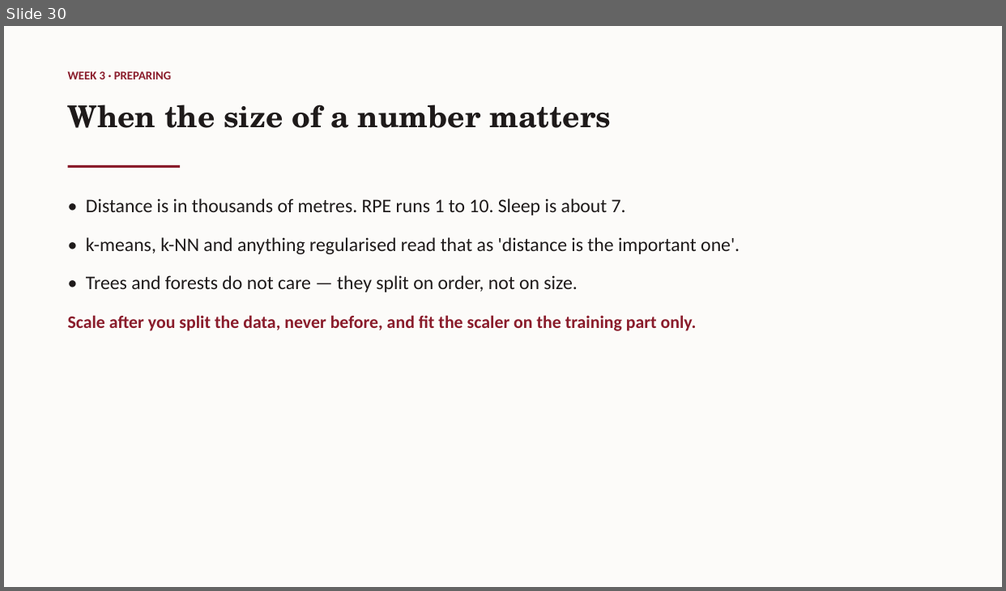
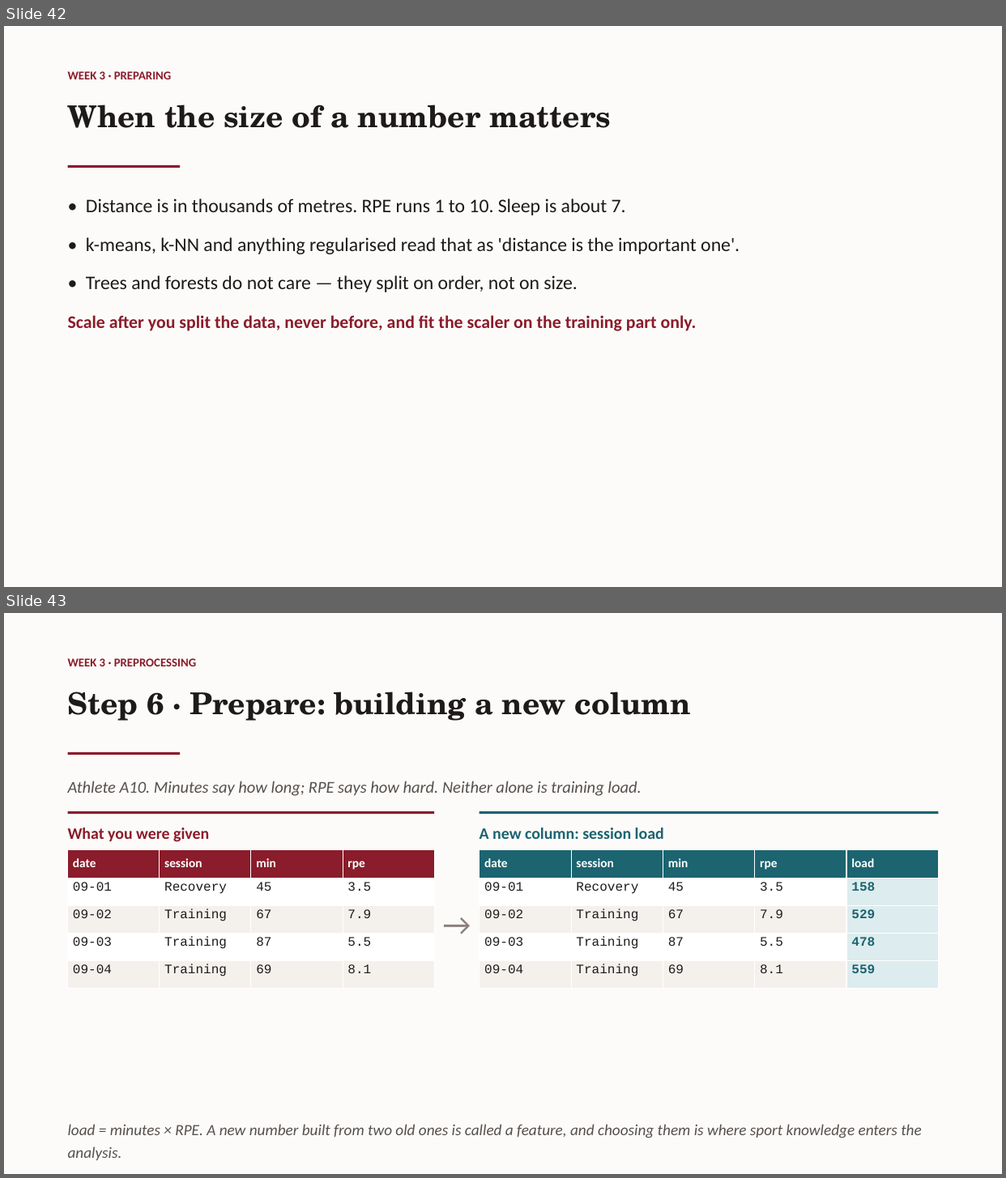
Before and after one commit to galipaydin/pes3850, a slide deck: lectures/week03/slides.pptx. Shown one above the other, each under a label of ours: slide 30 before the commit, slides 42 and 43 after it. The pictures are 1006x591 and 1006x1178 pixels, drawn with LibreOffice and Linux fonts; fonts in the diff are those of the drawing. Boxes give left, top, right and bottom in pixels: in the first picture for what was removed or moved away, otherwise in the second. Text is boxed around its words. In the diff, an @@ line names an element or a change of style, - is before the commit and + after.

Commit message:
Week 3 slides: worked examples for preprocessing, analysis and machine learning

```diff
--- a/lectures/week03/slides.pptx
+++ b/lectures/week03/slides.pptx
@@ slide 43 added at <box>4,613,1002,1174</box>, background #FCFBF9 @@
@@ text added at <box>68,658,196,666</box>, 11.5 pt, text #8A1C2B, bold @@
+WEEK 3 · PREPROCESSING
@@ text added at <box>68,692,691,721</box>, 29 pt, text #1E1A1A, bold @@
+Step 6 · Prepare: building a new column
@@ rectangle added at <box>68,752,180,756</box>, fill #8A1C2B @@
@@ text added at <box>68,781,641,796</box>, 16 pt, text #57504D, italic @@
+Athlete A10. Minutes say how long; RPE says how hard. Neither alone is training load.
@@ rectangle added at <box>68,811,434,815</box>, fill #8A1C2B @@
@@ text added at <box>68,828,209,842</box>, 15.5 pt, text #8A1C2B, bold @@
+What you were given
@@ rectangle added at <box>479,811,938,815</box>, fill #1B6470 @@
@@ text added at <box>479,828,664,839</box>, 15.5 pt, text #1B6470, bold @@
+A new column: session load
@@ table added at <box>68,850,436,989</box>, 5 rows, 4 columns @@
+date | session | min | rpe
+09-01 | Recovery | 45 | 3.5
+09-02 | Training | 67 | 7.9
+09-03 | Training | 87 | 5.5
+09-04 | Training | 69 | 8.1
@@ table added at <box>479,850,940,989</box>, 5 rows, 5 columns @@
+date | session | min | rpe | load
+09-01 | Recovery | 45 | 3.5 | 158
+09-02 | Training | 67 | 7.9 | 529
+09-03 | Training | 87 | 5.5 | 478
+09-04 | Training | 69 | 8.1 | 559
@@ text added at <box>434,897,479,942</box>, 30 pt, text #8B807C @@
+→
@@ text added at <box>68,1124,921,1161</box>, 15 pt, text #57504D, italic @@
+load = minutes × RPE. A new number built from two old ones is called a feature, and choosing them is where sport knowledge enters the analysis.
@@ what was slide 30 is now slide 42 @@
```
Also in this commit, not shown: 34 other slides added, 2 other files.
